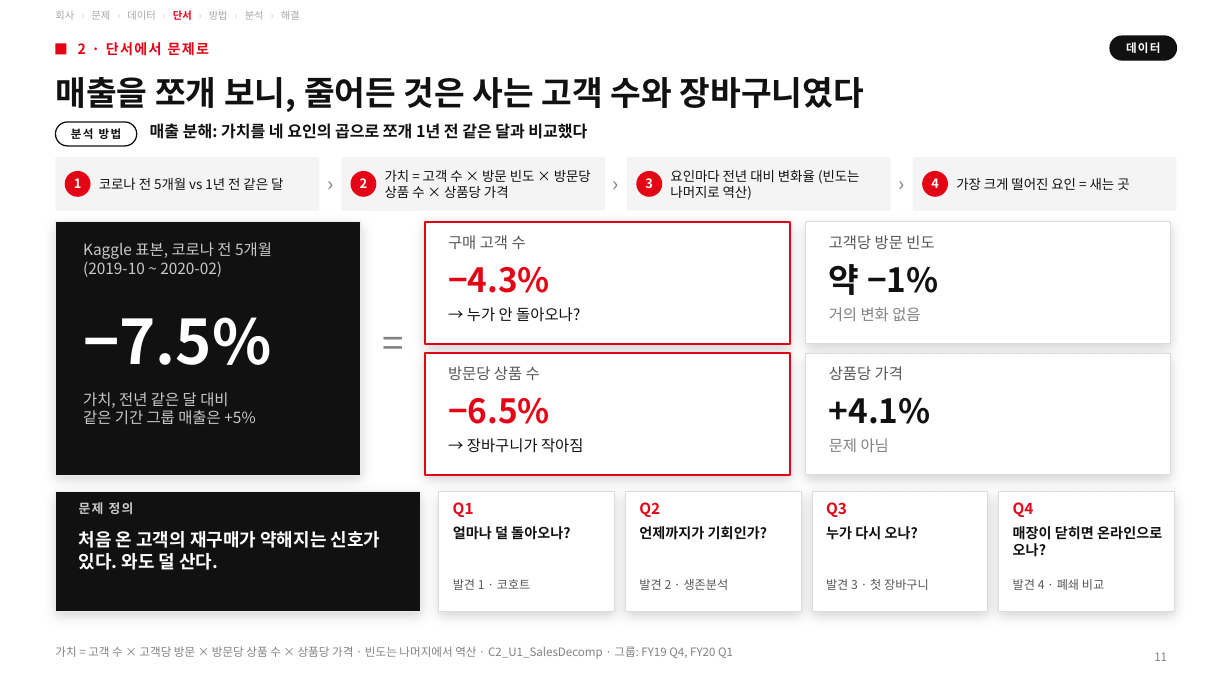
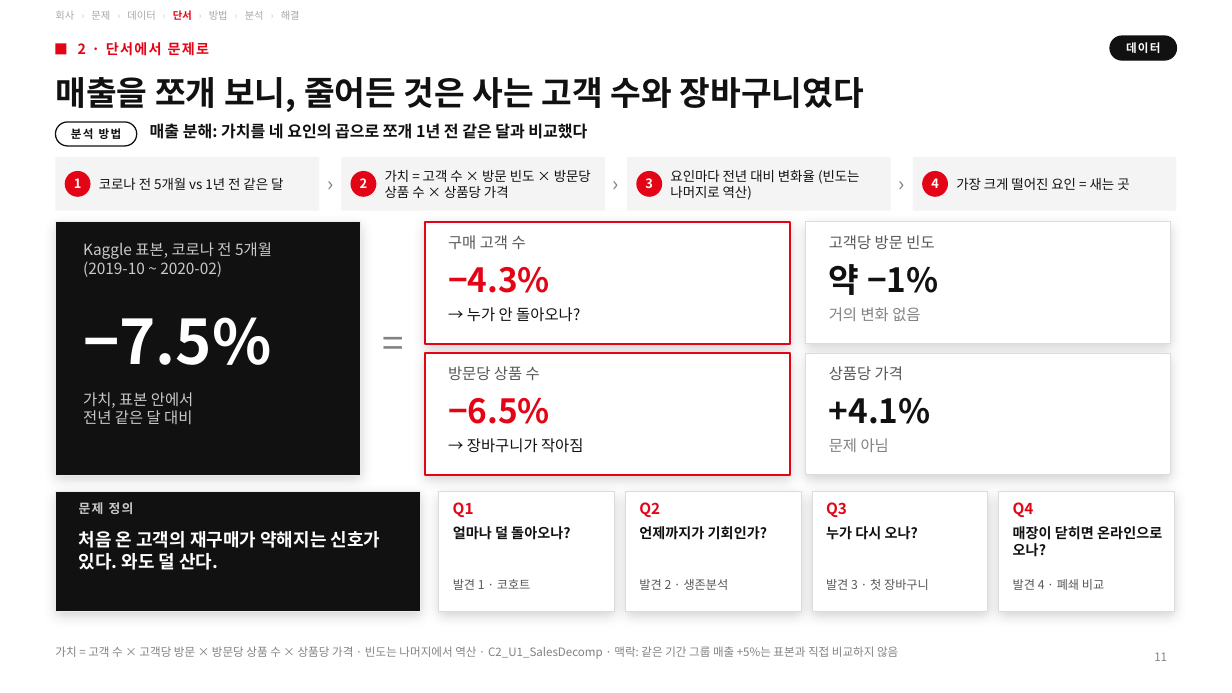
Before and after one commit to underthesun7213/social-data, a slide deck: slide 11 of presentation/hm_retention_deck_ko.pptx. Drawn at 1232x693 pixels with LibreOffice and Linux fonts; fonts in the diff are those of the drawing. Boxes give left, top, right and bottom in pixels: in the first picture for what was removed or moved away, otherwise in the second. Text is boxed around its words. In the diff, an @@ line names an element or a change of style, - is before the commit and + after.

```diff
--- a/presentation/hm_retention_deck_ko.pptx
+++ b/presentation/hm_retention_deck_ko.pptx
@@ text at [83, 392, 193, 424]: text changed @@
-가치, 전년 같은 달 대비
-같은 기간 그룹 매출은 +5%
+가치, 표본 안에서
+전년 같은 달 대비
@@ text at [55, 646, 898, 659]: text changed @@
-가치 = 고객 수 × 고객당 방문 × 방문당 상품 수 × 상품당 가격 · 빈도는 나머지에서 역산 · C2_U1_SalesDecomp · 그룹: FY19 Q4, FY20 Q1
+가치 = 고객 수 × 고객당 방문 × 방문당 상품 수 × 상품당 가격 · 빈도는 나머지에서 역산 · C2_U1_SalesDecomp · 맥락: 같은 기간 그룹 매출 +5%는 표본과 직접 비교하지 않음
```
Also in this commit, not shown: 4 other slides changed, 1 slide removed, 6 other files.
